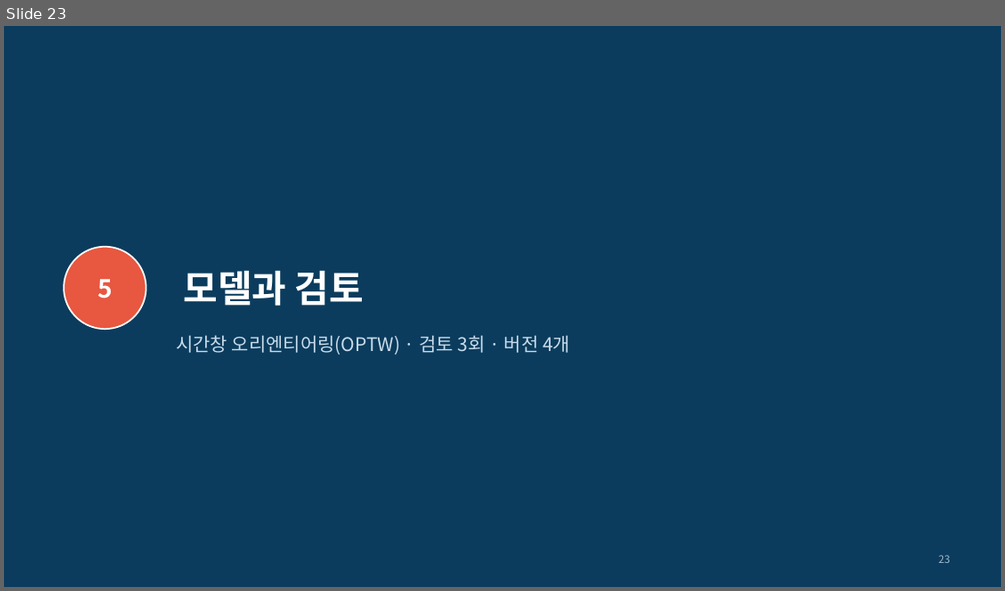
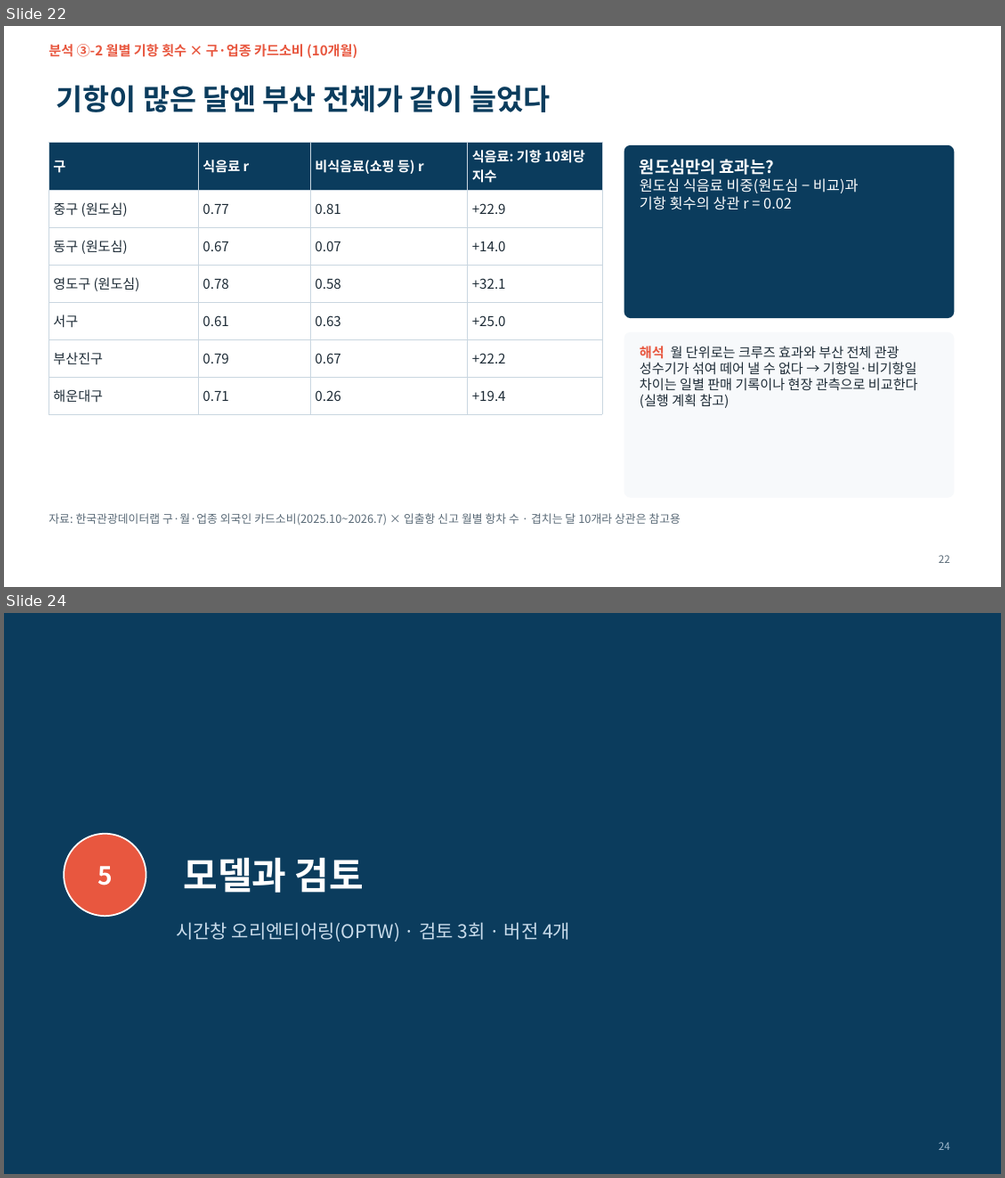
Before and after one commit to ddayoung03/busan-cruise-unpassing, a slide deck: 05_문서/3주차_발표자료.pptx. Shown one above the other, each under a label of ours: slide 23 before the commit, slides 22 and 24 after it; the slides between them are not shown. The pictures are 1005x591 and 1005x1178 pixels, drawn with LibreOffice and Linux fonts; fonts in the diff are those of the drawing. Boxes give left, top, right and bottom in pixels: in the first picture for what was removed or moved away, otherwise in the second. Text is boxed around its words. In the diff, an @@ line names an element or a change of style, - is before the commit and + after.

```diff
--- a/05_문서/3주차_발표자료.pptx
+++ b/05_문서/3주차_발표자료.pptx
@@ slide 22 added at (4,26,1001,587), background #FFFFFF @@
@@ text added at (48,44,357,58), 13 pt, text #E8573F, bold @@
+분석 ③-2 월별 기항 횟수 × 구·업종 카드소비 (10개월)
@@ title added at (57,85,550,112), 28 pt, text #0B3C5D, bold @@
+기항이 많은 달엔 부산 전체가 같이 늘었다
@@ table added at (48,142,602,405), 7 rows, 4 columns @@
+구 | 식음료 r | 비식음료(쇼핑 등) r | 식음료: 기항 10회당 지수
+중구 (원도심) | 0.77 | 0.81 | +22.9
+동구 (원도심) | 0.67 | 0.07 | +14.0
+영도구 (원도심) | 0.78 | 0.58 | +32.1
+서구 | 0.61 | 0.63 | +25.0
+부산진구 | 0.79 | 0.67 | +22.2
+해운대구 | 0.71 | 0.26 | +19.4
@@ rounded rectangle added at (624,145,954,318), fill #0B3C5D, outline #0B3C5D 1 pt @@
@@ text added at (639,159,858,210), 14 pt, text #FFFFFF @@
+원도심만의 효과는?
+원도심 식음료 비중(원도심 − 비교)과
+기항 횟수의 상관 r = 0.02
@@ rounded rectangle added at (624,332,954,497), fill #F7F9FB, outline #F7F9FB 1 pt @@
@@ text added at (639,346,918,408), 13 pt, text #1D2B36 @@
+해석 월 단위로는 크루즈 효과와 부산 전체 관광 성수기가 섞여 떼어 낼 수 없다 → 기항일·비기항일 차이는 일별 판매 기록이나 현장 관측으로 비교한다 (실행 계획 참고)
@@ text added at (48,513,680,524), 11 pt, text #5B6B78 @@
+자료: 한국관광데이터랩 구·월·업종 외국인 카드소비(2025.10~2026.7) × 입출항 신고 월별 항차 수 · 겹치는 달 10개라 상관은 참고용
@@ page number added at (938,555,950,563), 10 pt, text #5B6B78 @@
+22
@@ what was slide 23 is now slide 24 @@
@@ page number at (938,1142,950,1150): text changed @@
-23
+24
```
Also in this commit, not shown: 11 slides changed, 3 other slides added, 37 other files.
